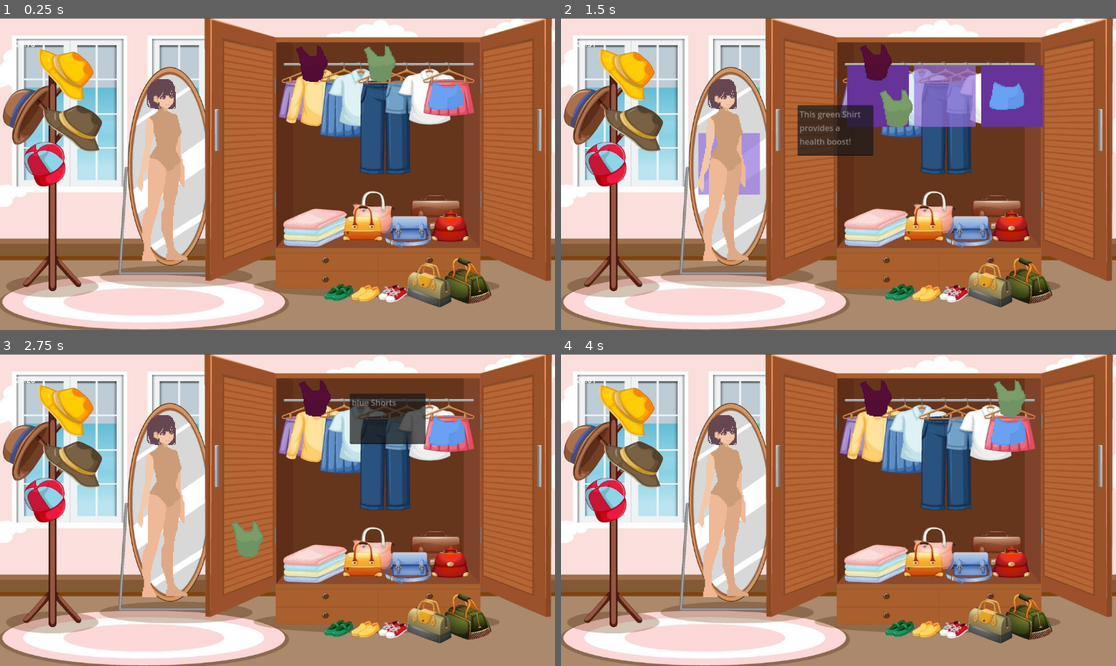
Above: before the commit, frames 1-4 (two rows, left to right).
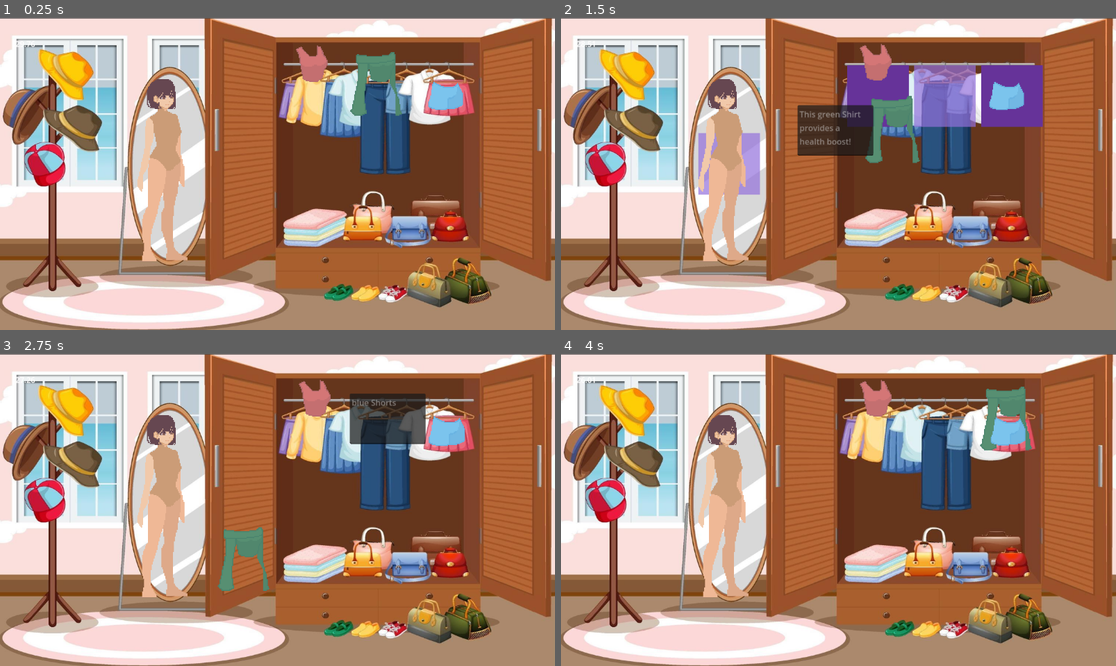
Above: after the commit, the same moments.

Repository: tyler-ross26/Dress-To-Aggress
Game: Godot game, scene res://Scenes/DressUp.tscn
Same seed, same stepped clock (60 frames per second), same inputs: the game is played once before the commit and once after it.
Inputs (mouse positions are in pixels of both pictures, inside the frame that each line leads up to):
- Up to frame 1 (0.25 s): no input
- Up to frame 2 (1.5 s): tap Enter at 0.5 s; drag from (877, 96) to (894, 105) at 0.52 s; drag from (943, 96) to (810, 236) at 1.27 s
- Up to frame 3 (2.75 s): move the mouse to (449, 432) at 2.02 s; hold Space (Space) from 2.03 s (still down); click (449, 432) at 2.17 s
- Up to frame 4 (4 s): release Space (Space) at 2.75 s; drag from (810, 572) to (1010, 432) at 2.77 s; move the mouse to (1005, 556) at 3.52 s; hold A (Key_A) from 3.53 s (still down); click (1005, 556) at 3.67 s

The runs differ from the first frame. In frame 1, 1.8% of the frame differs, in the area x 53-84%, y 8-32%; in frame 2, 1.9%, in the area x 53-84%, y 8-47%; in frame 3, 1.8%; in frame 4, 1.8%.

Commit message:
i maybe animated another shirt

Diff:
--- a/Assets/Resources/blueShorts.tres
+++ b/Assets/Resources/blueShorts.tres
@@ -25,7 +25,7 @@
 outfitSet = "Basic"
 outfitPattern = "Solid"
 description = "blue Shorts"
-color = Color(0.488366, 0.688831, 0.989314, 1)
+color = Color(0.566673, 0.837368, 0.968357, 1)
 mirrorPose = ExtResource("5_kng2a")
 idlePose0 = ExtResource("1_3wyrq")
 idlePose1 = ExtResource("2_dql5r")
--- a/Assets/Resources/greenShirt.tres
+++ b/Assets/Resources/greenShirt.tres
@@ -1,17 +1,17 @@
 [gd_resource type="Resource" script_class="Wearable" load_steps=13 format=3 uid="uid://but5elvbkg7mi"]
 
-[ext_resource type="Texture2D" uid="uid://befe1kgue6m5d" path="res://Assets/Sprites/Clothing Frames/TankTop/Idle Frames/IdleTankTop0.png" id="1_qr15n"]
-[ext_resource type="Texture2D" uid="uid://c8dedxku14gmt" path="res://Assets/Sprites/Clothing Frames/TankTop/Idle Frames/IdleTankTop1.png" id="2_wprcd"]
-[ext_resource type="Texture2D" uid="uid://cxv8l604cup7c" path="res://Assets/Sprites/Clothing Frames/TankTop/Kick Frames/KickTankTop1.png" id="3_5uor5"]
-[ext_resource type="Texture2D" uid="uid://c6fm3kr4h78pm" path="res://Assets/Sprites/Clothing Frames/TankTop/Kick Frames/KickTankTop2.png" id="4_sg2uk"]
-[ext_resource type="Texture2D" uid="uid://5by10m7sf0jw" path="res://Assets/Sprites/Clothing Frames/TankTop/Mirror Frames/FinalizedModelTankTop.png" id="5_nn0c2"]
-[ext_resource type="Texture2D" uid="uid://bcmoamei1rl4v" path="res://Assets/Sprites/Clothing Frames/TankTop/Punch Frames/PunchTankTop1.png" id="6_3wy5u"]
-[ext_resource type="Texture2D" uid="uid://ddcp6eyf42nte" path="res://Assets/Sprites/Clothing Frames/TankTop/Punch Frames/PunchTankTop2.png" id="7_s5ipp"]
-[ext_resource type="Script" path="res://Scripts/Wearable.gd" id="8_7rxkt"]
-[ext_resource type="Texture2D" uid="uid://cucscdajnr4nq" path="res://Assets/Sprites/Clothing Frames/TankTop/Walk Frames/WalkTankTop0.png" id="9_c7j2e"]
-[ext_resource type="Texture2D" uid="uid://dxepgjv0aomr1" path="res://Assets/Sprites/Clothing Frames/TankTop/Walk Frames/WalkTankTop1.png" id="10_l2chj"]
-[ext_resource type="Texture2D" uid="uid://d2b4exycwbjvf" path="res://Assets/Sprites/Clothing Frames/TankTop/Walk Frames/WalkTankTop2.png" id="11_8j7r3"]
-[ext_resource type="Texture2D" uid="uid://veq4symhd1wh" path="res://Assets/Sprites/Clothing Frames/TankTop/Walk Frames/WalkTankTop3.png" id="12_7ut84"]
+[ext_resource type="Texture2D" uid="uid://dhvjdnoflaakm" path="res://Assets/Sprites/Clothing Frames/LongSleeve/Idle Frames/IdleLongSleeve0.png" id="1_qr15n"]
+[ext_resource type="Texture2D" uid="uid://dwxaiy6noqu1q" path="res://Assets/Sprites/Clothing Frames/LongSleeve/Idle Frames/IdleLongSleeve1.png" id="2_wprcd"]
+[ext_resource type="Texture2D" uid="uid://dbf76elru6rnq" path="res://Assets/Sprites/Clothing Frames/LongSleeve/Kick Frames/KickLongSleeve1.png" id="3_5uor5"]
+[ext_resource type="Texture2D" uid="uid://pbxx8w5v3fxw" path="res://Assets/Sprites/Clothing Frames/LongSleeve/Kick Frames/KickLongSleeve2.png" id="4_sg2uk"]
+[ext_resource type="Texture2D" uid="uid://ialgbdgj5hw0" path="res://Assets/Sprites/Clothing Frames/LongSleeve/Mirror Frames/FinalizedModelLongSleeve.png" id="5_nn0c2"]
+[ext_resource type="Texture2D" uid="uid://dckp4bghy70ml" path="res://Assets/Sprites/Clothing Frames/LongSleeve/Punch Frames/PunchLongSleeve1.png" id="6_3wy5u"]
+[ext_resource type="Texture2D" uid="uid://c3u13hdtq8nft" path="res://Assets/Sprites/Clothing Frames/LongSleeve/Punch Frames/PunchLongSleeve2.png" id="7_s5ipp"]
+[ext_resource type="Script" uid="uid://0bwef23hrt6j" path="res://Scripts/Wearable.gd" id="8_7rxkt"]
+[ext_resource type="Texture2D" uid="uid://bksjgxh1fyag4" path="res://Assets/Sprites/Clothing Frames/LongSleeve/Walk Frames/WalkLongSleeve0.png" id="9_7rxkt"]
+[ext_resource type="Texture2D" uid="uid://bqej65d8gmo3w" path="res://Assets/Sprites/Clothing Frames/LongSleeve/Walk Frames/WalkLongSleeve1.png" id="10_c7j2e"]
+[ext_resource type="Texture2D" uid="uid://ddvg7100aqrlw" path="res://Assets/Sprites/Clothing Frames/LongSleeve/Walk Frames/WalkLongSleeve2.png" id="11_l2chj"]
+[ext_resource type="Texture2D" uid="uid://di68p6046j5h" path="res://Assets/Sprites/Clothing Frames/LongSleeve/Walk Frames/WalkLongSleeve3.png" id="12_8j7r3"]
 
 [resource]
 script = ExtResource("8_7rxkt")
@@ -25,14 +25,14 @@
 outfitSet = "Basic"
 outfitPattern = "Solid"
 description = "This green Shirt provides a health boost!"
-color = Color(0.563451, 0.669116, 0.428136, 1)
+color = Color(0.401688, 0.612407, 0.467504, 1)
 mirrorPose = ExtResource("5_nn0c2")
 idlePose0 = ExtResource("1_qr15n")
 idlePose1 = ExtResource("2_wprcd")
-walkPose0 = ExtResource("9_c7j2e")
-walkPose1 = ExtResource("10_l2chj")
-walkPose2 = ExtResource("11_8j7r3")
-walkPose3 = ExtResource("12_7ut84")
+walkPose0 = ExtResource("9_7rxkt")
+walkPose1 = ExtResource("10_c7j2e")
+walkPose2 = ExtResource("11_l2chj")
+walkPose3 = ExtResource("12_8j7r3")
 kickPose0 = ExtResource("3_5uor5")
 kickPose1 = ExtResource("4_sg2uk")
 punchPose0 = ExtResource("6_3wy5u")
--- a/Assets/Resources/redShirt.tres
+++ b/Assets/Resources/redShirt.tres
@@ -25,7 +25,7 @@
 outfitSet = "Basic"
 outfitPattern = "Solid"
 description = "This beautiful Red Shirt provides a slight damage boost!"
-color = Color(0.403384, 0.0611084, 0.220764, 1)
+color = Color(0.977096, 0.50393, 0.479883, 1)
 mirrorPose = ExtResource("5_n2fyi")
 idlePose0 = ExtResource("1_yxoa5")
 idlePose1 = ExtResource("2_n2fyi")
--- a/Scenes/AnimationTesting.tscn
+++ b/Scenes/AnimationTesting.tscn
@@ -3,7 +3,7 @@
 [ext_resource type="Script" uid="uid://c12shv00mnant" path="res://Scenes/GenerateAnimationLayre.gd" id="1_c8tcj"]
 [ext_resource type="Resource" uid="uid://c4w8betwkiqn6" path="res://Assets/Resources/blueShorts.tres" id="2_dnq0y"]
 [ext_resource type="Resource" uid="uid://bqsttykalac5f" path="res://Assets/Resources/body.tres" id="4_f8v3u"]
-[ext_resource type="Resource" uid="uid://c7mkbose27gt7" path="res://Assets/Resources/redShirt.tres" id="5_m2xbj"]
+[ext_resource type="Resource" uid="uid://but5elvbkg7mi" path="res://Assets/Resources/greenShirt.tres" id="4_m2xbj"]
 
 [sub_resource type="SpriteFrames" id="SpriteFrames_m2xbj"]
 
@@ -36,4 +36,4 @@
 scale = Vector2(2, 2)
 sprite_frames = SubResource("SpriteFrames_x7cev")
 script = ExtResource("1_c8tcj")
-current_wearable = ExtResource("5_m2xbj")
+current_wearable = ExtResource("4_m2xbj")
Not shown: 1 places in Assets/Resources/redShirt.tres that only renumber resources
Binary file added: Assets/Sprites/Clothing Frames/LongSleeve/Idle Frames/IdleLongSleeve0.png
Not shown, added: Assets/Sprites/Clothing Frames/LongSleeve/Idle Frames/IdleLongSleeve0.png.import
Binary file added: Assets/Sprites/Clothing Frames/LongSleeve/Idle Frames/IdleLongSleeve1.png
Not shown, added: Assets/Sprites/Clothing Frames/LongSleeve/Idle Frames/IdleLongSleeve1.png.import
Binary file added: Assets/Sprites/Clothing Frames/LongSleeve/Kick Frames/KickLongSleeve0.png
Not shown, added: Assets/Sprites/Clothing Frames/LongSleeve/Kick Frames/KickLongSleeve0.png.import
Binary file added: Assets/Sprites/Clothing Frames/LongSleeve/Kick Frames/KickLongSleeve1.png
Not shown, added: Assets/Sprites/Clothing Frames/LongSleeve/Kick Frames/KickLongSleeve1.png.import
Binary file added: Assets/Sprites/Clothing Frames/LongSleeve/Kick Frames/KickLongSleeve2.png
Not shown, added: Assets/Sprites/Clothing Frames/LongSleeve/Kick Frames/KickLongSleeve2.png.import
Binary file added: Assets/Sprites/Clothing Frames/LongSleeve/Mirror Frames/FinalizedModelLongSleeve.png
(and 15 more such lines)
